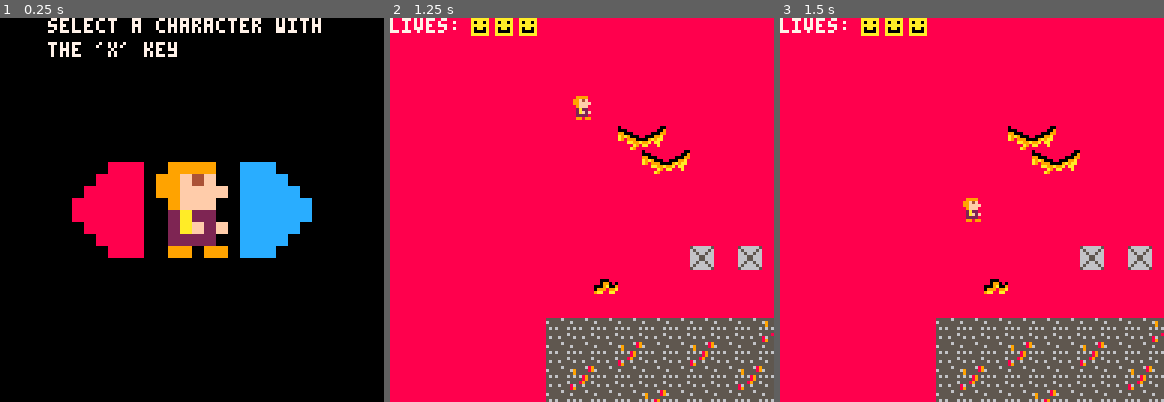
Above: before the commit, frames 1-3 (left to right).
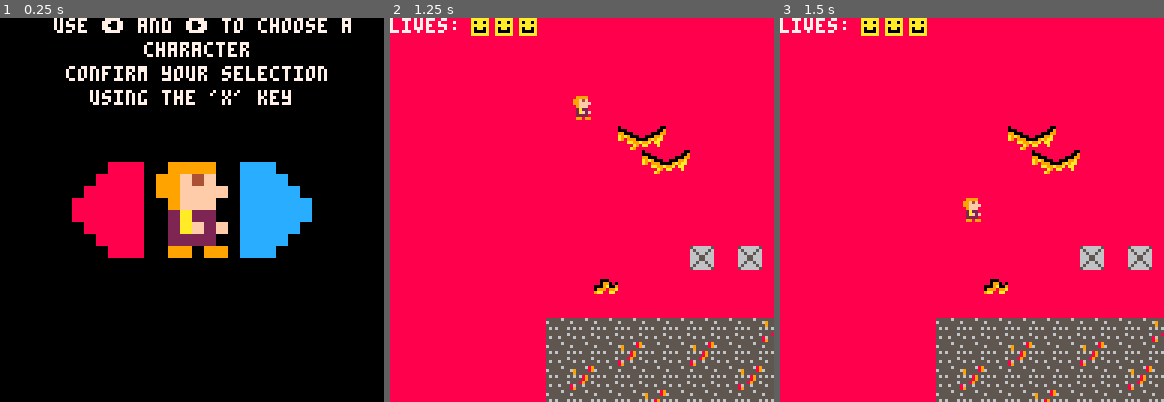
Above: after the commit, the same moments.

Repository: Chriswarkidd/Fall2018_GameDesign
Game: PICO-8 cartridge final.p8
Same seed, same stepped clock (60 frames per second), same inputs: the game is played once before the commit and once after it.
Inputs:
- Up to frame 1 (0.25 s): no input
- Up to frame 2 (1.25 s): tap X (X key) at 1.07 s
- Up to frame 3 (1.5 s): no input

The runs differ from the first frame. In frame 1, 4.0% of the frame differs, in the area x 12-92%, y 0-23%; in frame 2, nothing differs; in frame 3, nothing differs.

Commit message:
US 25
Update text to "Use arrow keys to select a character and 'x' to confirm"

Diff:
--- a/final.p8
+++ b/final.p8
@@ -73,8 +73,10 @@
 
 function draw_char_select()
     cls()
-    print("select a character with",16,0,7)
-    print("the 'x' key",16,8,7)
+	print("use ⬅️ and ➡️ to choose a", 18, 0, 7)
+	print("character", 48, 8, 7)
+    print("confirm your selection",22,16,7)
+    print("using the 'x' key",30,24,7)
     sspr(0,16, 8, 8, 16, 48, 8*4, 8*4)
     sspr(sprite_x, sprite_y, 8, 8, 48, 48, 8*4, 8*4, player.flip_sprite_x)
     sspr(8,16, 8, 8, 80, 48, 8*4, 8*4)
